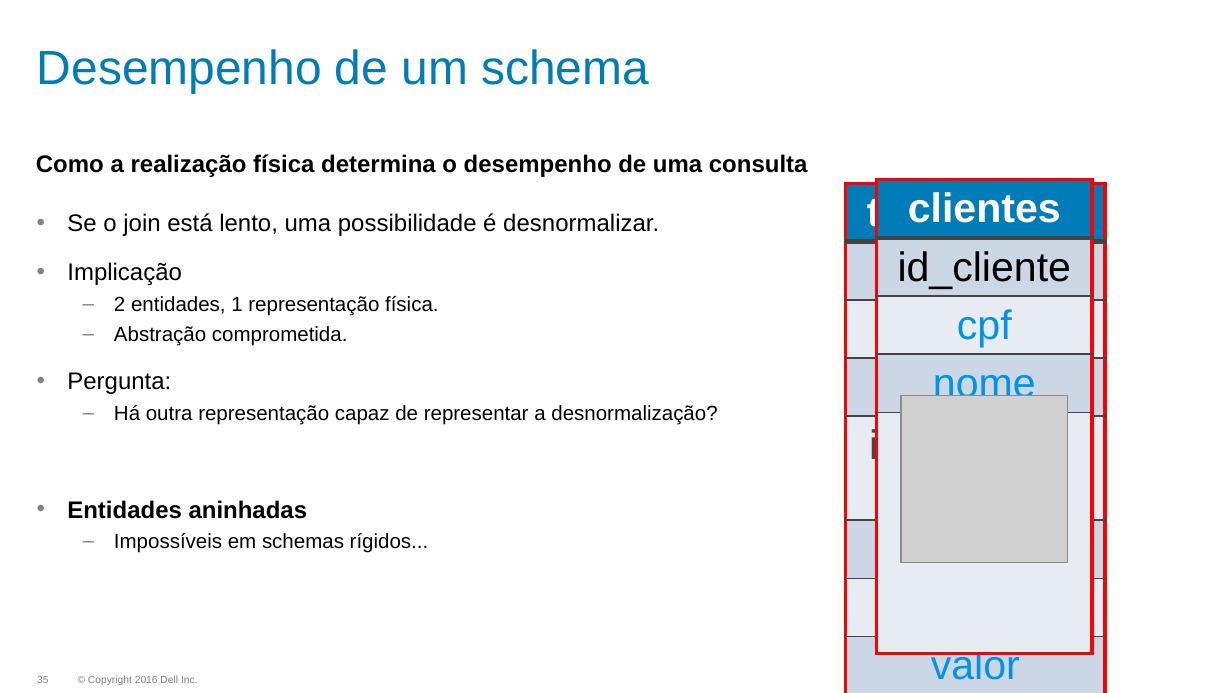
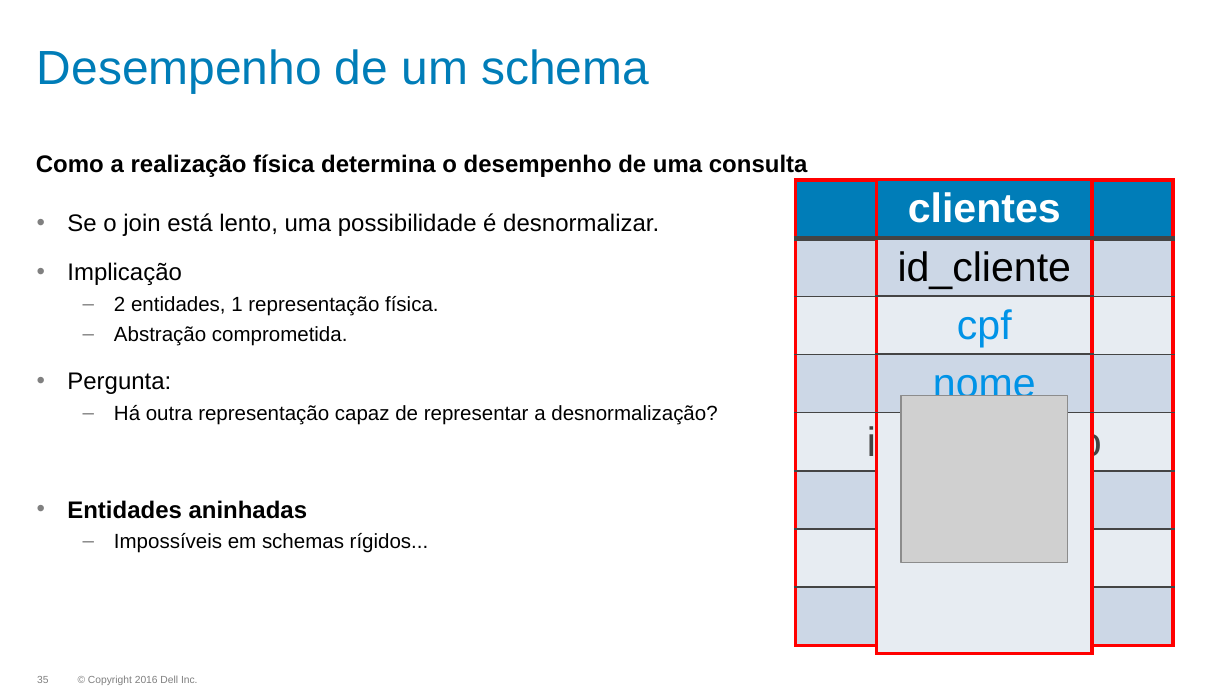
Before and after one commit to dougspadottoemc/Redis-HandsOn, a slide deck: slide 35 of slides/00_Introducao a NoSQL e Redis.pptx. Drawn at 1232x693 pixels with LibreOffice and Linux fonts; fonts in the diff are those of the drawing; grey boxes stand for pictures; background and template pictures are left out. Boxes give left, top, right and bottom in pixels: in the first picture for what was removed or moved away, otherwise in the second. Text is boxed around its words. In the diff, an @@ line names an element or a change of style, - is before the commit and + after.

```diff
--- a/slides/00_Introducao a NoSQL e Redis.pptx
+++ b/slides/00_Introducao a NoSQL e Redis.pptx
@@ table at [796, 180, 1174, 577] @@
-row 6, column 1: endreço
+row 6, column 1: endereço
@@ table: place and size @@
-table at [845, 184, 1104, 684]
+table at [796, 180, 1174, 577]
```
Also in this commit, not shown: 2 other slides changed.
